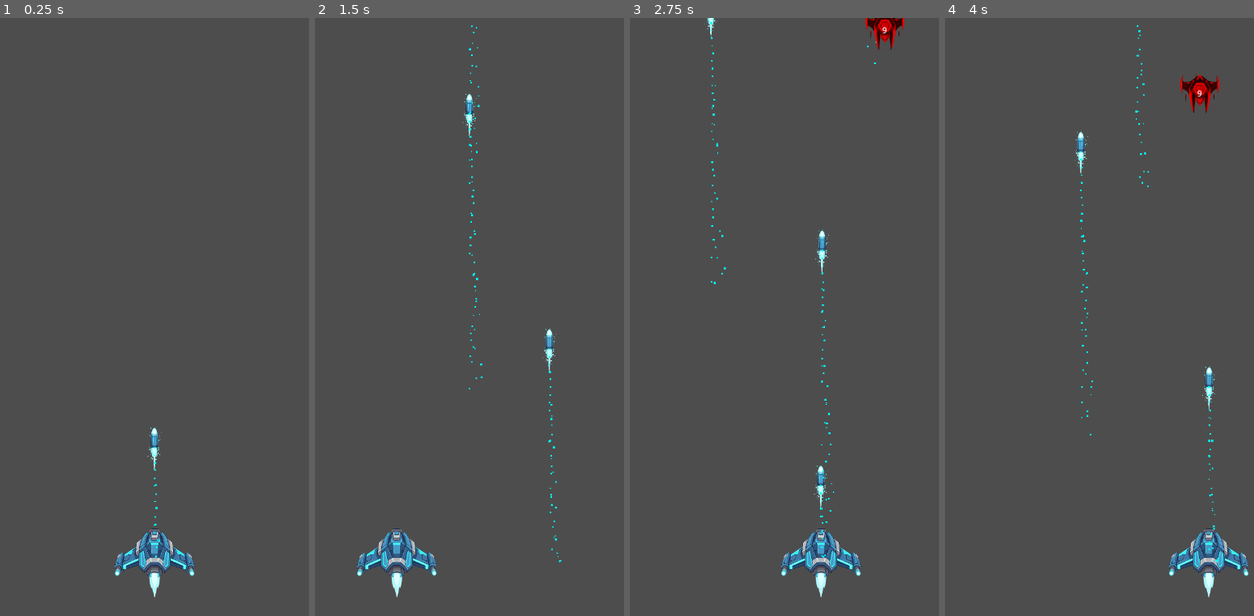
Above: before the commit, frames 1-4 (left to right).
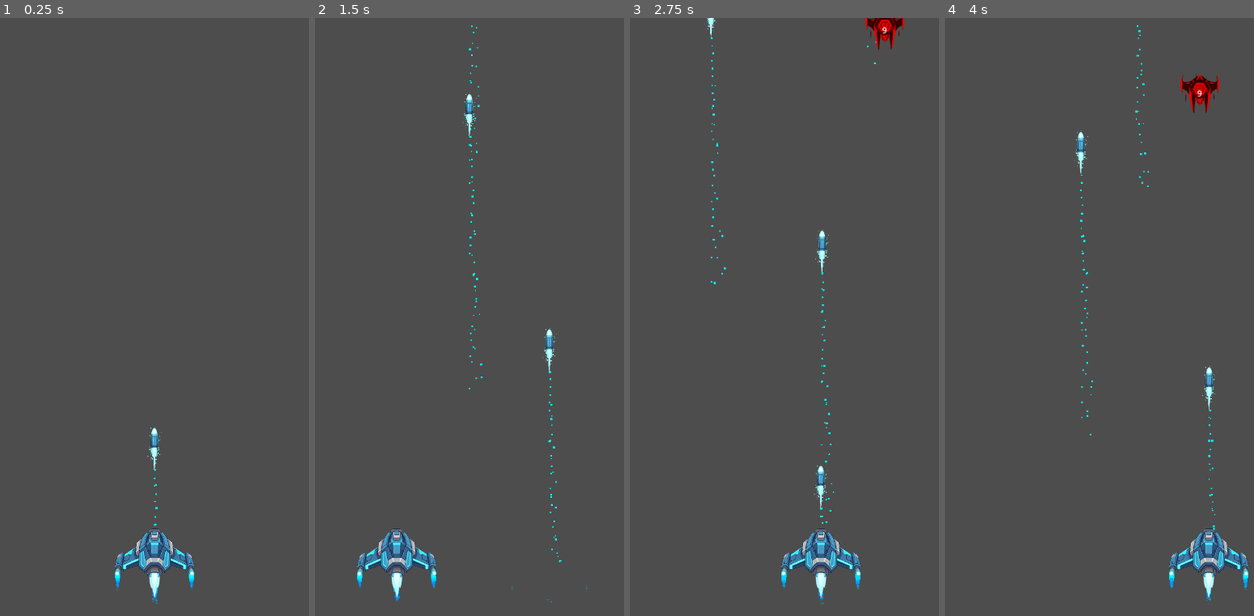
Above: after the commit, the same moments.

Repository: f4binhuu/hyper_shooter
Game: Godot game, scene res://game.tscn
Two runs of this game, one before a commit and one after it. Both use one fixed random seed, a clock stepped at 60 frames per second and the inputs below.
Inputs (mouse positions are in pixels of both pictures, inside the frame that each line leads up to):
- Up to frame 1 (0.25 s): no input
- Up to frame 2 (1.5 s): move the mouse to (549, 311) at 0.52 s; move the mouse to (395, 376) at 1.27 s
- Up to frame 3 (2.75 s): move the mouse to (821, 197) at 2.02 s
- Up to frame 4 (4 s): move the mouse to (1080, 472) at 2.77 s; move the mouse to (1207, 436) at 3.52 s

The runs differ from the first frame. In frame 1, 0.1% of the frame differs, in the area x 37-63%, y 71-98%; in frame 2, 0.1%; in frame 3, 0.1%, in the area x 25-75%, y 0-99%; in frame 4, 0.1%.

Commit message:
feat: add player propulsion

Diff:
--- a/bullet.gd
+++ b/bullet.gd
@@ -11,6 +11,7 @@
 
 	var trail_scene = preload("res://player_trail.tscn")
 	trail = trail_scene.instantiate()
+	trail.z_index = -2
 	get_parent().add_child(trail)
 	trail.position = position
 
--- a/player.gd
+++ b/player.gd
@@ -11,9 +11,28 @@
 var previous_x = 0.0
 
 func _ready():
+	var propulsion_center = preload("res://player_propulsion.tscn").instantiate()
+	add_child(propulsion_center)
+	propulsion_center.position = Vector2(0, 35)
+	propulsion_center.scale = Vector2(0.8, 0.5)
+	propulsion_center.z_index = -1
+
+	var propulsion_left = preload("res://player_propulsion.tscn").instantiate()
+	add_child(propulsion_left)
+	propulsion_left.position = Vector2(-73, 20)
+	propulsion_left.scale = Vector2(0.3, 0.3)
+	propulsion_left.z_index = -1
+
+	var propulsion_right = preload("res://player_propulsion.tscn").instantiate()
+	add_child(propulsion_right)
+	propulsion_right.position = Vector2(73, 20)
+	propulsion_right.scale = Vector2(0.3, 0.3)
+	propulsion_right.z_index = -1
+
 	var viewport_height = get_viewport_rect().size.y
 	position = Vector2(360, viewport_height - 200)
 	previous_x = position.x
+
 
 func _physics_process(delta):
 	var target_x = get_global_mouse_position().x
--- /dev/null
+++ b/player_propulsion.tscn
@@ -0,0 +1,23 @@
+[gd_scene load_steps=3 format=3 uid="uid://p7dm56su76ep"]
+
+[sub_resource type="Curve" id="Curve_koh5a"]
+_data = [Vector2(0, 1), 0.0, 0.0, 0, 0, Vector2(1, 0), 0.0, 0.0, 0, 0]
+point_count = 2
+
+[sub_resource type="Gradient" id="Gradient_koh5a"]
+offsets = PackedFloat32Array(0, 0.48678413, 0.95154184)
+colors = PackedColorArray(0, 1, 1, 1, 0, 0.53333336, 1, 1, 1, 1, 1, 0)
+
+[node name="PlayerPropulsion" type="CPUParticles2D"]
+amount = 80
+lifetime = 0.3
+direction = Vector2(0, 1)
+spread = 5.0
+gravity = Vector2(0, 200)
+initial_velocity_min = 250.0
+initial_velocity_max = 350.0
+scale_amount_min = 5.0
+scale_amount_max = 10.0
+scale_amount_curve = SubResource("Curve_koh5a")
+color = Color(0, 1, 1, 1)
+color_ramp = SubResource("Gradient_koh5a")
